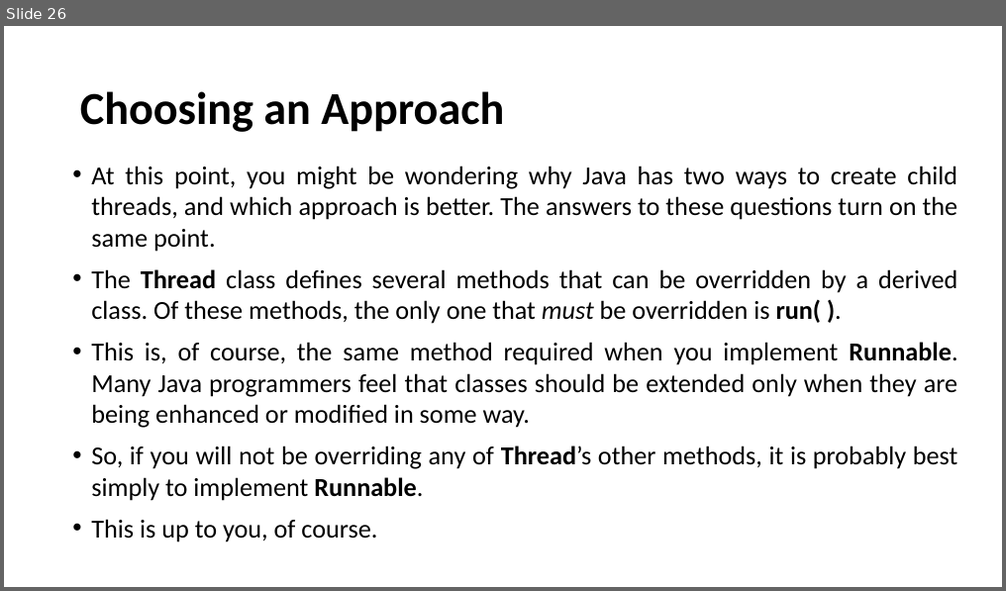
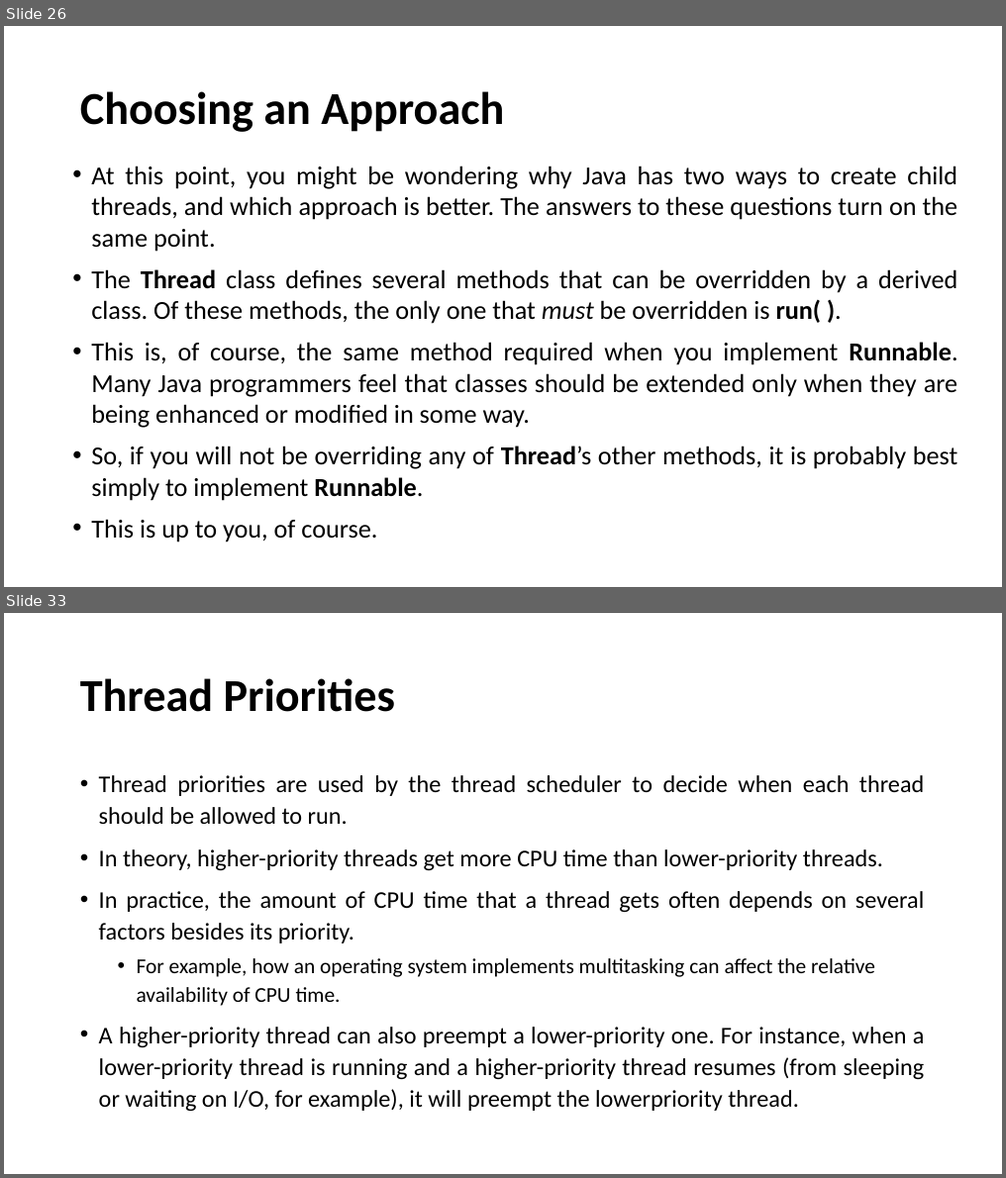
Before and after one commit to Praju-11/Java_Arctic, a slide deck: Multithreading.pptx. Shown one above the other, each under a label of ours: slide 26 before the commit, slides 26 and 33 after it; the slides between them are not shown. The pictures are 1006x591 and 1006x1178 pixels, drawn with LibreOffice and Linux fonts; fonts in the diff are those of the drawing. Boxes give left, top, right and bottom in pixels: in the first picture for what was removed or moved away, otherwise in the second. Text is boxed around its words. In the diff, an @@ line names an element or a change of style, - is before the commit and + after.

```diff
--- a/Multithreading.pptx
+++ b/Multithreading.pptx
@@ slide 33 added at box(4, 613, 1002, 1174), background #FFFFFF @@
@@ title added at box(80, 678, 395, 712), 44 pt, text #000000, bold @@
+Thread Priorities
@@ text added at box(99, 775, 925, 1111), 23.1 pt, text #000000 @@
+• Thread priorities are used by the thread scheduler to decide when each thread should be allowed to run.
+• In theory, higher-priority threads get more CPU time than lower-priority threads.
+• In practice, the amount of CPU time that a thread gets often depends on several factors besides its priority.
+  • For example, how an operating system implements multitasking can affect the relative availability of CPU time.
+• A higher-priority thread can also preempt a lower-priority one. For instance, when a lower-priority thread is running and a higher-priority thread resumes (from sleeping or waiting on I/O, for example), it will preempt the lowerpriority thread.
```
Also in this commit, not shown: 10 other slides added.
